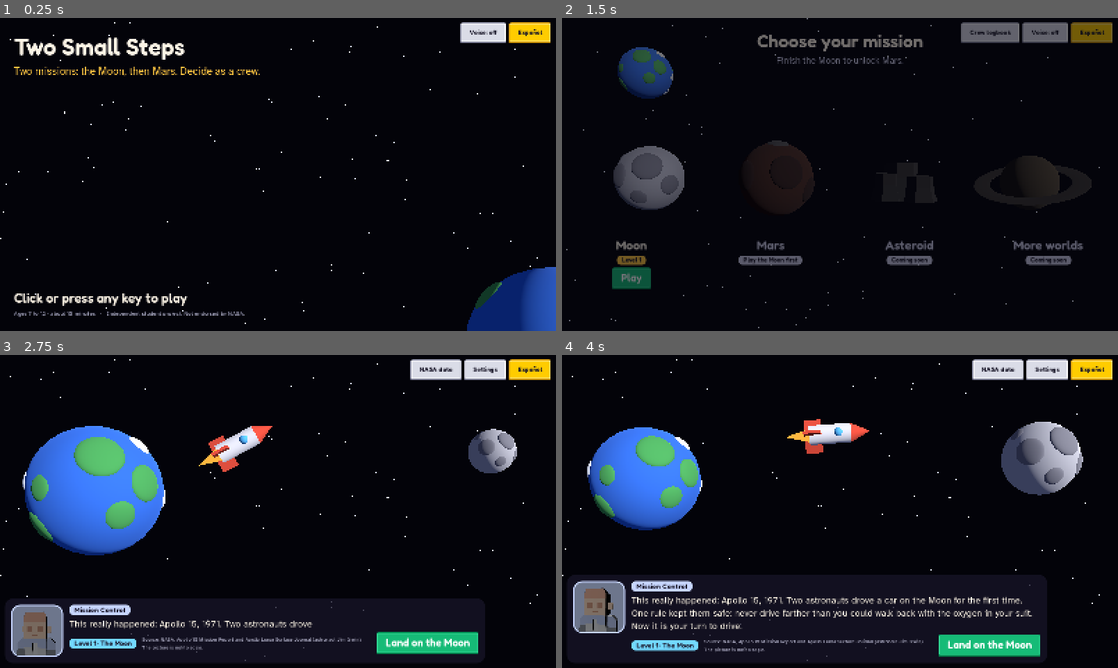
Above: before the commit, frames 1-4 (two rows, left to right).
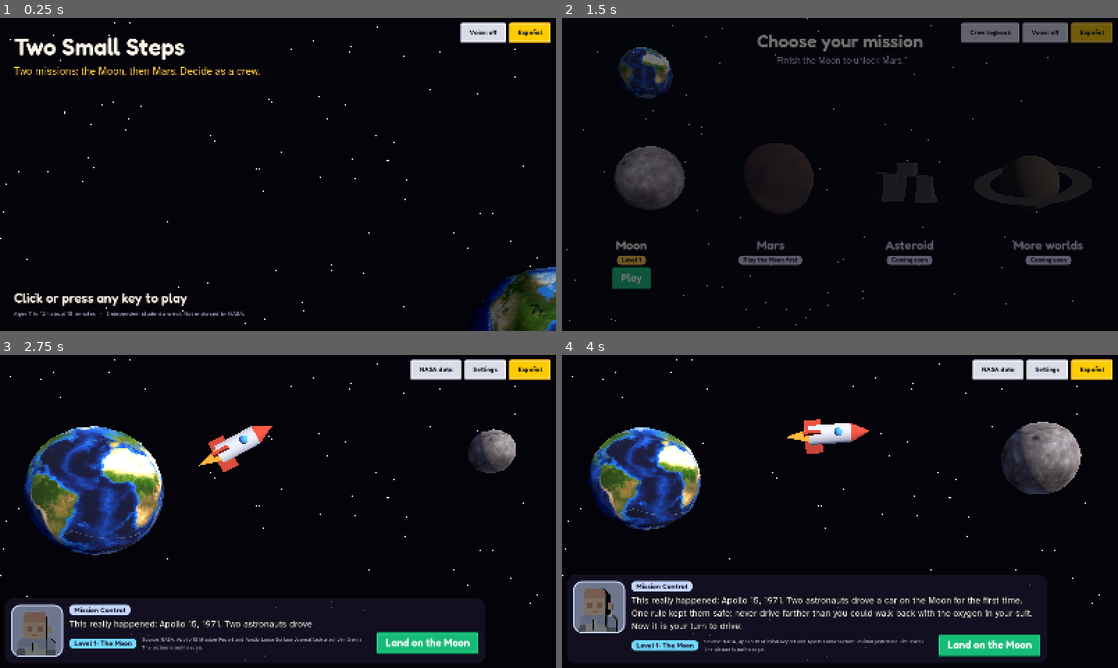
Above: after the commit, the same moments.

Repository: Royito06/NasaSpaceApps2026
Game: Godot game, scene res://main.tscn
Same seed, same stepped clock (60 frames per second), same inputs: the game is played once before the commit and once after it.
Inputs (mouse positions are in pixels of both pictures, inside the frame that each line leads up to):
- Up to frame 1 (0.25 s): no input
- Up to frame 2 (1.5 s): tap Enter at 0.5 s; move the mouse to (962, 158) at 0.52 s; hold D 0.53-1.25 s; tap U at 0.6 s; click (962, 158) at 0.67 s; tap Space at 0.77 s; click "1 player" at 1.25 s
- Up to frame 3 (2.75 s): click "Play" at 2 s
- Up to frame 4 (4 s): move the mouse to (728, 527) at 2.77 s; hold S 2.78-3.53 s; tap Q at 2.85 s; click (728, 527) at 2.92 s; tap Space at 3.02 s; move the mouse to (895, 442) at 3.52 s; hold D from 3.53 s (still down); tap U at 3.6 s; click (895, 442) at 3.67 s

The runs differ from the first frame. In frame 1, 2.4% of the frame differs, in the area x 84-100%, y 79-100%; in frame 2, 2.4%; in frame 3, 8.7%, in the area x 4-93%, y 22-64%; in frame 4, 7.2%.

Commit message:
Use NASA's own 3D models for Earth, the Moon and Mars
The title screen, mission select, rocket trips and the Moon level's sky now show NASA's models (Earth and Mars: NASA/JPL-Caltech; the Moon: NASA's Goddard Space Flight Center), with smaller textures for the web. Sources and terms are in game/REFERENCES.md. play/ is the web export of this commit's game/.

Diff:
--- a/game/main.gd
+++ b/game/main.gd
@@ -921,7 +921,7 @@
 		if state == "to_mars" or state == "to_moon":
 			# The trip plays behind the brief: Earth to the Moon, or the Moon to Mars.
 			space.set_mode("travel_mars" if state == "to_mars" else "travel_moon", [], [])
-		else:
+		elif state != "cover":
 			space.set_mode(state if (state == "title" or state == "select") else "", open, locked)
 	if level == 1:
 		var drive := false
@@ -1563,6 +1563,10 @@
 		_r_players()
 	elif state == "select":
 		_r_select()
+	elif state == "poster":
+		_r_poster()
+	elif state == "cover":
+		_r_cover()
 	else:
 		_r_hud()
 		match state:
@@ -3483,6 +3487,171 @@
 	foot.add_child(UI.spacer())
 	foot.add_child(UI.button(t("btn_close"), _close_logbook, "Blue", 26))
 
+## Development: a still picture for the last slide. The crew waves from Mars, a rocket stands behind the base,
+## and the Commander leans out of the dialogue box. Built from the game's own models and shapes.
+## Raises one of a model's own arms (the models have separate arm parts hinged at the shoulder).
+func _dev_wave(model: Node, left: bool) -> void:
+	var arm := model.find_child("armLeft" if left else "armRight", true, false)
+	if arm is Node3D:
+		(arm as Node3D).rotation.z = deg_to_rad(-150.0 if left else 150.0)
+
+func _dev_poster() -> void:
+	moon_done = true
+	_start_mars()
+	state = "poster"
+	world.reset_scene()
+	world.set_units_online(4)
+	world.set_room_power(1.0, false)
+	world.set_tanks(4)
+	world.set_tappable([], [])
+	world.set_goals([])
+	world.set_controls({})
+	var spots := {"eng": Vector3(1.55, 0, 2.55), "pro": Vector3(-0.35, 0, 2.55)}
+	for r in ["eng", "pro"]:
+		var n: Node3D = world.crew[r].node
+		n.position = spots[r]
+		n.scale = Vector3.ONE * 1.9
+		for c in n.find_children("*", "Sprite3D", true, false):
+			(c as Sprite3D).pixel_size *= 0.5   # the role badges stay, but small
+		for c in n.get_children():
+			if c != world.crew[r].body:
+				(c as Node3D).visible = false   # no badges or floor rings in the picture
+		_dev_wave(world.crew[r].body, r == "eng")   # each astronaut raises the arm on the outer side
+	# The rocket, standing behind the base.
+	var rk := Node3D.new()
+	rk.position = Vector3(3.6, 0, -9.5)
+	rk.scale = Vector3.ONE * 0.6
+	world.add_child(rk)
+	var white := StandardMaterial3D.new()
+	white.albedo_color = Color(0.95, 0.95, 0.98)
+	var red := StandardMaterial3D.new()
+	red.albedo_color = Color(0.92, 0.30, 0.22)
+	var body := MeshInstance3D.new()
+	var cyl := CylinderMesh.new()
+	cyl.top_radius = 0.62
+	cyl.bottom_radius = 0.62
+	cyl.height = 3.4
+	body.mesh = cyl
+	body.material_override = white
+	body.position.y = 2.3
+	rk.add_child(body)
+	var nose := MeshInstance3D.new()
+	var cone := CylinderMesh.new()
+	cone.top_radius = 0.0
+	cone.bottom_radius = 0.62
+	cone.height = 1.4
+	nose.mesh = cone
+	nose.material_override = red
+	nose.position.y = 4.7
+	rk.add_child(nose)
+	for i in range(3):
+		var a := TAU * float(i) / 3.0 + 0.5
+		var fin: MeshInstance3D = world._box(Vector3(0.16, 1.3, 1.0), Vector3(sin(a) * 0.85, 0.75, cos(a) * 0.85), Color(0.92, 0.30, 0.22), rk)
+		fin.rotation.y = a
+	var win := MeshInstance3D.new()
+	var sm := SphereMesh.new()
+	sm.radius = 0.26
+	sm.height = 0.52
+	win.mesh = sm
+	var blue := StandardMaterial3D.new()
+	blue.albedo_color = Color(0.35, 0.75, 1.0)
+	win.material_override = blue
+	win.position = Vector3(0.1, 3.1, 0.58)
+	rk.add_child(win)
+	# The Commander waves from the portrait.
+	_dev_wave(portraits.cmd.holder, true)
+	for c in (portraits.cmd.vp as SubViewport).get_children():
+		if c is Camera3D:
+			(c as Camera3D).look_at_from_position(Vector3(0.12, 0.60, 1.6), Vector3(-0.03, 0.52, 0), Vector3.UP)   # a wider frame, so the raised arm fits
+	_render()
+
+func _r_poster() -> void:
+	# The Commander's own model rises from behind the dialogue box: it is drawn first, and the box covers its lower part.
+	var face := TextureRect.new()
+	face.texture = portraits.cmd.vp.get_texture()
+	face.expand_mode = TextureRect.EXPAND_IGNORE_SIZE
+	face.stretch_mode = TextureRect.STRETCH_KEEP_ASPECT_CENTERED
+	face.mouse_filter = IGNORE
+	ui.add_child(face)
+	face.size = Vector2(360, 360)
+	face.position = Vector2(ui.size.x - 430, ui.size.y - 18 - 215 - 255)
+	var m := _margins(18)
+	_full(m)
+	var p := UI.panel(Color(0.09, 0.08, 0.15, 1.0), 30, 24)
+	p.size_flags_vertical = Control.SIZE_SHRINK_END
+	m.add_child(p)
+	var v := UI.vbox(2)
+	p.add_child(v)
+	v.add_child(_name_tag("cmd"))
+	v.add_child(UI.title("Play the game here!", 84, UI.PAPER))
+	v.add_child(UI.bold("royito06.github.io/NasaSpaceApps2026/play", 36, UI.COL_POWER))
+
+## Development: a cover picture for a slide. The title screen's deep space, with the two steps drawn:
+## Earth to the Moon, then the Moon to Mars. Built from the game's own shapes.
+func _dev_cover() -> void:
+	_set_level(0)
+	state = "cover"
+	space.set_mode("", [], [])
+	space.mode = "cover"
+	# The Moon fills the foreground; Earth is small and far behind; Mars waits ahead.
+	space.earth.scale = Vector3.ONE * 0.16
+	space.earth.position = Vector3(1.5, -2.35, 0.0)
+	var moon_n: Node3D = space.worlds.moon.node
+	var mars_n: Node3D = space.worlds.mars.node
+	for n in [moon_n, mars_n]:
+		n.visible = true
+	moon_n.rotation = Vector3(0.25, 0.9, 0.0)
+	moon_n.scale = Vector3.ONE * 2.55
+	moon_n.position = Vector3(-4.7, -2.0, 0.0)
+	mars_n.rotation = Vector3(0.2, 0.6, 0.0)
+	mars_n.scale = Vector3.ONE * 0.95
+	mars_n.position = Vector3(4.75, 1.15, 0.0)
+	# The two steps, as dotted arcs: Earth to the Moon, then the Moon to Mars.
+	var dot_mat: StandardMaterial3D = space._mat(Color(1.0, 0.86, 0.45), true)
+	var legs: Array = [[Vector3(0.95, -2.2, 0.3), Vector3(-2.0, -1.35, 0.3), 0.55, 7, -1.0], [Vector3(-2.35, 0.05, 0.3), Vector3(3.55, 0.85, 0.3), 0.3, 14, 0.78]]
+	for leg in legs:
+		var n_dots: int = leg[3]
+		for i in range(1, n_dots):
+			var k: float = float(i) / float(n_dots)
+			if absf(k - float(leg[4])) < 0.11:
+				continue   # the rocket sits here
+			var dot: MeshInstance3D = space._ball(0.05, dot_mat, space)
+			dot.position = (leg[0] as Vector3).lerp(leg[1], k) + Vector3(0, sin(PI * k) * float(leg[2]), 0)
+	# The rocket, on its way from the Moon to Mars.
+	var rk: float = 0.78
+	space.rocket.visible = true
+	space.rocket.scale = Vector3.ONE * 1.45
+	space.rocket.position = (legs[1][0] as Vector3).lerp(legs[1][1], rk) + Vector3(0, sin(PI * rk) * 0.3, 0.3)
+	space.rocket.rotation = Vector3(0, 0, deg_to_rad(-84.0))
+	space.flame.visible = true
+	space.flame.scale = Vector3.ONE
+	_render()
+
+func _r_cover() -> void:
+	var edge := Color(0.02, 0.02, 0.06)
+	var m := _margins(64)
+	m.add_theme_constant_override("margin_top", 52)
+	_full(m)
+	var v := UI.vbox(6)
+	m.add_child(v)
+	v.add_child(UI.outlined(UI.title("Two Small Steps", 128, UI.PAPER), 16, edge))
+	v.add_child(UI.outlined(UI.label(t("subtitle"), 40, UI.COL_POWER, null, 1100), 10, edge))
+	var gap := Control.new()
+	gap.size_flags_vertical = Control.SIZE_EXPAND_FILL
+	gap.mouse_filter = IGNORE
+	v.add_child(gap)
+	var foot := UI.hbox(0)
+	v.add_child(foot)
+	foot.add_child(UI.spacer())
+	var fv := UI.vbox(0)
+	foot.add_child(fv)
+	var l1 := UI.outlined(UI.bold("A game for ages 7 to 12", 30, UI.PAPER), 8, edge)
+	l1.horizontal_alignment = HORIZONTAL_ALIGNMENT_RIGHT
+	fv.add_child(l1)
+	var l2 := UI.outlined(UI.label("Challenge: Build a Junior Astronaut Mission Trainer", 24, UI.SOFT), 6, edge)
+	l2.horizontal_alignment = HORIZONTAL_ALIGNMENT_RIGHT
+	fv.add_child(l2)
+
 ## Development: the rule a child can say out loud, used to test the free mission.
 func _f_rule() -> String:
 	var can_go: bool = f.tanks - 1 + _tanks_made(100.0 - 25.0 * f.offline) - TANKS_USED >= 1
@@ -3691,6 +3860,14 @@
 		else:
 			await _bag_tap(1)
 			await _bag_tap(0)
+	elif demo == "cover":
+		_dev_cover()
+		world.reduced_motion = false
+		return
+	elif demo == "poster":
+		_dev_poster()
+		world.reduced_motion = false
+		return
 	elif demo == "f_sim":
 		# development: play many free missions with the rule a child can say, and count how many meet the goals
 		var met := 0
--- a/game/moon.gd
+++ b/game/moon.gd
@@ -107,7 +107,25 @@
 	sun.shadow_enabled = true
 	sun.directional_shadow_max_distance = 40.0
 	add_child(sun)
-	# Earth, low over the horizon: close enough to answer in seconds.
+	# Earth, low over the horizon: close enough to answer in seconds. NASA's own model of Earth, if it is there.
+	var earth_path := "res://assets/nasa/models/earth.glb"
+	if ResourceLoader.exists(earth_path):
+		var res = load(earth_path)
+		if res is PackedScene:
+			var e3: Node3D = (res as PackedScene).instantiate()
+			e3.scale = Vector3.ONE * (2.0 / 500.0)
+			e3.position = Vector3(-8.0, -1.3, -62.0)
+			e3.rotation_degrees = Vector3(12.0, -40.0, 0.0)
+			add_child(e3)
+			for c in e3.find_children("*", "MeshInstance3D", true, false):
+				var mi := c as MeshInstance3D
+				for i in range(mi.mesh.get_surface_count()):
+					var m = mi.get_active_material(i)
+					if m is StandardMaterial3D:
+						var copy: StandardMaterial3D = (m as StandardMaterial3D).duplicate()
+						copy.shading_mode = BaseMaterial3D.SHADING_MODE_UNSHADED
+						mi.set_surface_override_material(i, copy)
+			return
 	var earth := MeshInstance3D.new()
 	var sm := SphereMesh.new()
 	sm.radius = 2.0
--- a/game/space.gd
+++ b/game/space.gd
@@ -75,6 +75,31 @@
 	var up := Vector3.UP if absf(dir.y) < 0.95 else Vector3.RIGHT
 	mi.transform = Transform3D(Basis.looking_at(-dir, up) * Basis.from_scale(Vector3(size, size, size * 0.35)), dir * (ball_r - size * 0.22))
 
+## One of NASA's own 3D models of a world (a sphere with a real photo map), scaled to the radius the game wants.
+## Returns its materials, so the mission select can dim a locked world. Empty if the model is missing.
+func _nasa_world(file: String, model_radius: float, radius: float, parent: Node3D) -> Array:
+	var path := "res://assets/nasa/models/" + file
+	if not ResourceLoader.exists(path):
+		return []
+	var res = load(path)
+	if not (res is PackedScene):
+		return []
+	var inst: Node3D = (res as PackedScene).instantiate()
+	inst.scale = Vector3.ONE * (radius / model_radius)
+	parent.add_child(inst)
+	var mats: Array = []
+	for c in inst.find_children("*", "MeshInstance3D", true, false):
+		var mi := c as MeshInstance3D
+		for i in range(mi.mesh.get_surface_count()):
+			var m = mi.get_active_material(i)
+			if m is StandardMaterial3D:
+				var copy: StandardMaterial3D = (m as StandardMaterial3D).duplicate()
+				copy.roughness = 1.0
+				copy.metallic = 0.0
+				mi.set_surface_override_material(i, copy)
+				mats.append(copy)
+	return mats
+
 func _build_stars() -> void:
 	var mm := MultiMesh.new()
 	mm.transform_format = MultiMesh.TRANSFORM_3D
@@ -101,6 +126,11 @@
 	var spin := Node3D.new()
 	spin.name = "Spin"
 	earth.add_child(spin)
+	if not _nasa_world("earth.glb", 500.0, 2.7, spin).is_empty():
+		spin.rotation.y = deg_to_rad(-150.0)   # start with the Americas toward the camera
+		earth.position = EARTH_AWAY
+		return
+	# Fallback, drawn with simple shapes, if the NASA model is not there.
 	_ball(2.7, _mat(Color(0.20, 0.45, 0.92)), spin)
 	var land := _mat(Color(0.30, 0.68, 0.36))
 	var cloud := _mat(Color(0.95, 0.97, 1.0))
@@ -123,22 +153,28 @@
 func _build_worlds() -> void:
 	# The Moon: grey, with darker plains and craters.
 	var moon := Node3D.new()
-	var m_grey := _mat(Color(0.74, 0.74, 0.78))
-	var m_dark := _mat(Color(0.52, 0.52, 0.57))
-	_ball(1.0, m_grey, moon)
-	for p in [[0.4, 0.3, 0.42], [-0.2, 1.0, 0.3], [0.1, 5.6, 0.36], [-0.6, 0.0, 0.25], [0.7, 5.0, 0.22], [0.0, 2.6, 0.4], [0.5, 3.6, 0.3]]:
-		_patch(moon, 1.0, p[0], p[1], p[2], m_dark)
-	_add_world("moon", moon, [m_grey, m_dark])
+	var moon_mats := _nasa_world("moon.glb", 1.272, 1.0, moon)
+	if moon_mats.is_empty():
+		var m_grey := _mat(Color(0.74, 0.74, 0.78))
+		var m_dark := _mat(Color(0.52, 0.52, 0.57))
+		_ball(1.0, m_grey, moon)
+		for p in [[0.4, 0.3, 0.42], [-0.2, 1.0, 0.3], [0.1, 5.6, 0.36], [-0.6, 0.0, 0.25], [0.7, 5.0, 0.22], [0.0, 2.6, 0.4], [0.5, 3.6, 0.3]]:
+			_patch(moon, 1.0, p[0], p[1], p[2], m_dark)
+		moon_mats = [m_grey, m_dark]
+	_add_world("moon", moon, moon_mats)
 	# Mars: rust red, darker regions and a white polar cap.
 	var mars := Node3D.new()
-	var m_rust := _mat(Color(0.82, 0.40, 0.22))
-	var m_shade := _mat(Color(0.56, 0.26, 0.16))
-	var m_cap := _mat(Color(0.96, 0.95, 0.94))
-	_ball(1.15, m_rust, mars)
-	for p in [[0.2, 0.4, 0.5], [-0.3, 1.3, 0.4], [0.1, 5.4, 0.45], [-0.5, 4.4, 0.35], [0.4, 2.8, 0.4]]:
-		_patch(mars, 1.15, p[0], p[1], p[2], m_shade)
-	_patch(mars, 1.15, 1.35, 0.3, 0.34, m_cap)
-	_add_world("mars", mars, [m_rust, m_shade, m_cap])
+	var mars_mats := _nasa_world("mars.glb", 500.0, 1.15, mars)
+	if mars_mats.is_empty():
+		var m_rust := _mat(Color(0.82, 0.40, 0.22))
+		var m_shade := _mat(Color(0.56, 0.26, 0.16))
+		var m_cap := _mat(Color(0.96, 0.95, 0.94))
+		_ball(1.15, m_rust, mars)
+		for p in [[0.2, 0.4, 0.5], [-0.3, 1.3, 0.4], [0.1, 5.4, 0.45], [-0.5, 4.4, 0.35], [0.4, 2.8, 0.4]]:
+			_patch(mars, 1.15, p[0], p[1], p[2], m_shade)
+		_patch(mars, 1.15, 1.35, 0.3, 0.34, m_cap)
+		mars_mats = [m_rust, m_shade, m_cap]
+	_add_world("mars", mars, mars_mats)
 	# An asteroid: a tumbling rock from the kit.
 	var rock := Node3D.new()
 	var m_rock := _mat(Color(0.58, 0.55, 0.52))
--- a/game/strings.gd
+++ b/game/strings.gd
@@ -506,8 +506,8 @@
 	"data_legend_r": ["our own design choice", "una decisión de diseño nuestra"],
 	"credits_title": ["Credits", "Créditos"],
 	"credits": [
-		"3D models: Kenney (Space Kit, Space Station Kit) and Kay  …(269 unchanged characters)… SU (PIA24264), NASA/JSC (AS11-40-5878). Made with Godot Engine. No AI-generated  …(61 unchanged characters)…
-		"Modelos 3D: Kenney (Space Kit, Space Station Kit) y Kay L …(279 unchanged characters)… SU (PIA24264), NASA/JSC (AS11-40-5878). Hecho con Godot Engine. Sin imágenes gen …(73 unchanged characters)…
+		"3D models: Kenney (Space Kit, Space Station Kit) and Kay  …(269 unchanged characters)… SU (PIA24264), NASA/JSC (AS11-40-5878). 3D models of Earth and Mars: NASA/JPL-Caltech. 3D model of the Moon: NASA's Goddard Space Flight Center. Made with Godot Engine. No AI-generated  …(61 unchanged characters)…
+		"Modelos 3D: Kenney (Space Kit, Space Station Kit) y Kay L …(279 unchanged characters)… SU (PIA24264), NASA/JSC (AS11-40-5878). Modelos 3D de la Tierra y Marte: NASA/JPL-Caltech. Modelo 3D de la Luna: Goddard Space Flight Center de la NASA. Hecho con Godot Engine. Sin imágenes gen …(73 unchanged characters)…
 	],
 }
 
Binary file added: game/assets/nasa/models/earth.glb
Binary file added: game/assets/nasa/models/mars.glb
Binary file added: game/assets/nasa/models/moon.glb
Not shown, changed: game/REFERENCES.md
Not shown, changed: play/index.pck
